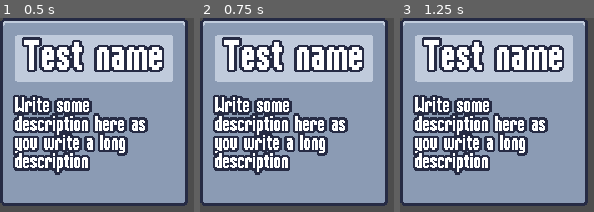
Above: before the commit, frames 1-3 (left to right).
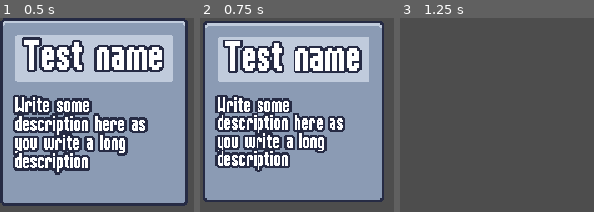
Above: after the commit, the same moments.

Repository: ShayQ/2DSurvivorGame
Game: Godot game, scene res://scenes/ui/ability_upgrade_card.tscn
Two runs of this game, one before a commit and one after it. Both use one fixed random seed, a clock stepped at 60 frames per second and the inputs below. This scene is started directly instead of the project's main scene.
Inputs (mouse positions are in pixels of both pictures, inside the frame that each line leads up to):
- Up to frame 1 (0.5 s): no input
- Up to frame 2 (0.75 s): tap Enter at 0.5 s; move the mouse to (293, 111) at 0.52 s; press the mouse at (293, 111) at 0.53 s; hold D (move_right) from 0.53 s (still down)
- Up to frame 3 (1.25 s): keep holding D (move_right)

Frame 1 is identical in both runs. In frame 2, 26% of the frame differs, in the area x 0-97%, y 0-97%; in frame 3, 94%.

Commit message:
animations for upgrade cards

Diff:
--- a/scenes/manager/experience_manager.gd
+++ b/scenes/manager/experience_manager.gd
@@ -3,11 +3,11 @@
 signal experience_updated(current_experience: float, target_experience: float)
 signal level_up(new_level: int)
 
-const TARGET_EXPERIENCE_GROWTH = 3
+const TARGET_EXPERIENCE_GROWTH = 1
 
 var current_experience = 0
 var current_level = 1
-var target_experience = 3
+var target_experience = 1
 
 
 func _ready():
--- a/scenes/ui/ability_upgrade_card.gd
+++ b/scenes/ui/ability_upgrade_card.gd
@@ -5,9 +5,21 @@
 @onready var name_label: Label = $%NameLabel
 @onready var description_label: Label = $%DescriptionLabel
 
+var disabled = false
 
 func _ready():
 	gui_input.connect(on_gui_input)
+	mouse_entered.connect(on_mouse_entered)
+
+
+func play_in(delay: float = 0):
+	modulate = Color.TRANSPARENT
+	await get_tree().create_timer(delay).timeout
+	$AnimationPlayer.play("in")
+
+
+func play_discard(delay: float = 0):
+	$AnimationPlayer.play("discard")
 
 
 func set_ability_upgrades(upgrade: AbilityUpgrade):
@@ -15,6 +27,28 @@
 	description_label.text = upgrade.description
 
 
+func select_card():
+	disabled = true
+	$AnimationPlayer.play("selected")
+
+	for other_card in get_tree().get_nodes_in_group("upgrade_card"):
+		if other_card == self:
+			continue
+		other_card.play_discard()
+
+	await $AnimationPlayer.animation_finished
+	selected.emit()
+
+
 func on_gui_input(event: InputEvent):
+	if disabled:
+		return
 	if event.is_action_pressed("left_click"):
-		selected.emit()
+		select_card()
+
+
+func on_mouse_entered():
+	if disabled:
+		return
+
+	$HoverAnimationPlayer.play("hover")
--- a/scenes/ui/ability_upgrade_card.tscn
+++ b/scenes/ui/ability_upgrade_card.tscn
@@ -1,13 +1,185 @@
-[gd_scene load_steps=2 format=3 uid="uid://1u7t0ekfpij7"]
+[gd_scene load_steps=10 format=3 uid="uid://1u7t0ekfpij7"]
 
 [ext_resource type="Script" path="res://scenes/ui/ability_upgrade_card.gd" id="1_t0y2e"]
 
-[node name="AbilityUpgradeCard" type="PanelContainer"]
+[sub_resource type="Animation" id="Animation_by4ev"]
+resource_name = "in"
+length = 0.4
+step = 0.05
+tracks/0/type = "value"
+tracks/0/imported = false
+tracks/0/enabled = true
+tracks/0/path = NodePath(".:scale")
+tracks/0/interp = 2
+tracks/0/loop_wrap = true
+tracks/0/keys = {
+"times": PackedFloat32Array(0, 0.15, 0.4),
+"transitions": PackedFloat32Array(1, 1, 1),
+"update": 0,
+"values": [Vector2(0, 0), Vector2(1.2, 1.2), Vector2(1, 1)]
+}
+tracks/1/type = "value"
+tracks/1/imported = false
+tracks/1/enabled = true
+tracks/1/path = NodePath(".:modulate")
+tracks/1/interp = 1
+tracks/1/loop_wrap = true
+tracks/1/keys = {
+"times": PackedFloat32Array(0),
+"transitions": PackedFloat32Array(1),
+"update": 0,
+"values": [Color(1, 1, 1, 1)]
+}
+
+[sub_resource type="Animation" id="Animation_rno0c"]
+length = 0.001
+tracks/0/type = "value"
+tracks/0/imported = false
+tracks/0/enabled = true
+tracks/0/path = NodePath(".:scale")
+tracks/0/interp = 1
+tracks/0/loop_wrap = true
+tracks/0/keys = {
+"times": PackedFloat32Array(0),
+"transitions": PackedFloat32Array(1),
+"update": 0,
+"values": [Vector2(1, 1)]
+}
+tracks/1/type = "value"
+tracks/1/imported = false
+tracks/1/enabled = true
+tracks/1/path = NodePath(".:modulate")
+tracks/1/interp = 1
+tracks/1/loop_wrap = true
+tracks/1/keys = {
+"times": PackedFloat32Array(0),
+"transitions": PackedFloat32Array(1),
+"update": 0,
+"values": [Color(1, 1, 1, 1)]
+}
+tracks/2/type = "value"
+tracks/2/imported = false
+tracks/2/enabled = true
+tracks/2/path = NodePath(".:rotation")
+tracks/2/interp = 1
+tracks/2/loop_wrap = true
+tracks/2/keys = {
+"times": PackedFloat32Array(0),
+"transitions": PackedFloat32Array(1),
+"update": 0,
+"values": [0.0]
+}
+
+[sub_resource type="Animation" id="Animation_xj7w3"]
+resource_name = "selected"
+length = 0.4
+step = 0.05
+tracks/0/type = "value"
+tracks/0/imported = false
+tracks/0/enabled = true
+tracks/0/path = NodePath(".:scale")
+tracks/0/interp = 2
+tracks/0/loop_wrap = true
+tracks/0/keys = {
+"times": PackedFloat32Array(0, 0.05, 0.4),
+"transitions": PackedFloat32Array(1, 1, 2.07),
+"update": 0,
+"values": [Vector2(1, 1), Vector2(1.2, 1.2), Vector2(0, 0)]
+}
+tracks/1/type = "value"
+tracks/1/imported = false
+tracks/1/enabled = true
+tracks/1/path = NodePath(".:rotation")
+tracks/1/interp = 1
+tracks/1/loop_wrap = true
+tracks/1/keys = {
+"times": PackedFloat32Array(-0.1, -0.05, 0, 0.05, 0.2, 0.4),
+"transitions": PackedFloat32Array(1, 1, 1, 1, 1, 1),
+"update": 0,
+"values": [0.0, 0.0, 0.0, -0.174533, 0.0872665, 0.0]
+}
+
+[sub_resource type="Animation" id="Animation_x57fn"]
+resource_name = "discard"
+length = 0.1
+step = 0.05
+tracks/0/type = "value"
+tracks/0/imported = false
+tracks/0/enabled = true
+tracks/0/path = NodePath(".:scale")
+tracks/0/interp = 2
+tracks/0/loop_wrap = true
+tracks/0/keys = {
+"times": PackedFloat32Array(0, 0.1),
+"transitions": PackedFloat32Array(1, 1),
+"update": 0,
+"values": [Vector2(1, 1), Vector2(0, 0)]
+}
+
+[sub_resource type="AnimationLibrary" id="AnimationLibrary_8jby4"]
+_data = {
+"RESET": SubResource("Animation_rno0c"),
+"discard": SubResource("Animation_x57fn"),
+"in": SubResource("Animation_by4ev"),
+"selected": SubResource("Animation_xj7w3")
+}
+
+[sub_resource type="Animation" id="Animation_gbu2t"]
+resource_name = "hover"
+length = 0.2
+step = 0.05
+tracks/0/type = "value"
+tracks/0/imported = false
+tracks/0/enabled = true
+tracks/0/path = NodePath(".:rotation")
+tracks/0/interp = 2
+tracks/0/loop_wrap = true
+tracks/0/keys = {
+"times": PackedFloat32Array(0, 0.05, 0.1, 0.2),
+"transitions": PackedFloat32Array(1, 1, 1, 1),
+"update": 0,
+"values": [0.0, -0.0872665, 0.0872665, 0.0]
+}
+
+[sub_resource type="Animation" id="Animation_r4h1s"]
+length = 0.001
+tracks/0/type = "value"
+tracks/0/imported = false
+tracks/0/enabled = true
+tracks/0/path = NodePath(".:rotation")
+tracks/0/interp = 1
+tracks/0/loop_wrap = true
+tracks/0/keys = {
+"times": PackedFloat32Array(0),
+"transitions": PackedFloat32Array(1),
+"update": 0,
+"values": [0.0]
+}
+
+[sub_resource type="AnimationLibrary" id="AnimationLibrary_6d162"]
+_data = {
+"RESET": SubResource("Animation_r4h1s"),
+"hover": SubResource("Animation_gbu2t")
+}
+
+[node name="AbilityUpgradeCard" type="PanelContainer" groups=["upgrade_card"]]
 custom_minimum_size = Vector2(150, 150)
+pivot_offset = Vector2(75, 75)
 script = ExtResource("1_t0y2e")
 
+[node name="AnimationPlayer" type="AnimationPlayer" parent="."]
+libraries = {
+"": SubResource("AnimationLibrary_8jby4")
+}
+
+[node name="HoverAnimationPlayer" type="AnimationPlayer" parent="."]
+libraries = {
+"": SubResource("AnimationLibrary_6d162")
+}
+
 [node name="MarginContainer" type="MarginContainer" parent="."]
 layout_mode = 2
+mouse_filter = 2
 theme_override_constants/margin_left = 8
 theme_override_constants/margin_top = 0
 theme_override_constants/margin_right = 8
@@ -15,11 +187,12 @@
 
 [node name="VBoxContainer" type="VBoxContainer" parent="MarginContainer"]
 layout_mode = 2
+mouse_filter = 2
 theme_override_constants/separation = 12
 
 [node name="PanelContainer" type="PanelContainer" parent="MarginContainer/VBoxContainer"]
 layout_mode = 2
-mouse_filter = 1
+mouse_filter = 2
 theme_type_variation = &"AlternatePanelContainer"
 
 [node name="NameLabel" type="Label" parent="MarginContainer/VBoxContainer/PanelContainer"]
--- a/scenes/ui/upgrade_screen.gd
+++ b/scenes/ui/upgrade_screen.gd
@@ -12,11 +12,14 @@
 
 
 func set_ability_upgrades(upgrades: Array[AbilityUpgrade]):
+	var delay = 0
 	for upgrade in upgrades:
 		var card_instance = upgrade_card_scene.instantiate()
 		card_container.add_child(card_instance)
 		card_instance.set_ability_upgrades(upgrade)
+		card_instance.play_in(delay)
 		card_instance.selected.connect(on_upgrade_selected.bind(upgrade))
+		delay += .2
 
 
 func on_upgrade_selected(upgrade: AbilityUpgrade):
--- a/scenes/ui/upgrade_screen.tscn
+++ b/scenes/ui/upgrade_screen.tscn
@@ -20,3 +20,4 @@
 layout_mode = 2
 size_flags_horizontal = 4
 size_flags_vertical = 4
+theme_override_constants/separation = 16
